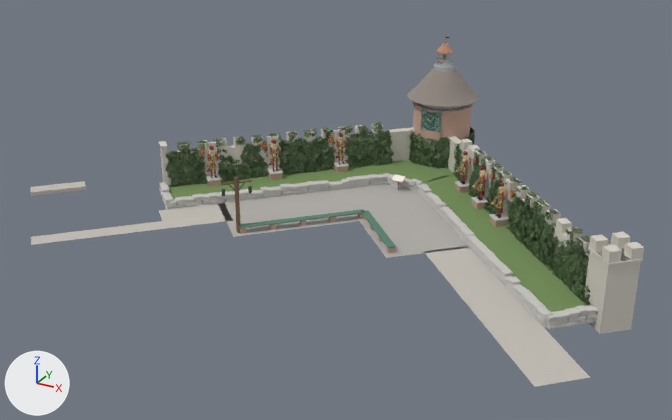
The Blender file models/AR_MagischeKlok/AR_MagischeKlok_master.blend as it was, and as the next commit left it.
One viewpoint serves both versions: a 50 mm camera at (21.5, -53.0, 21.5) aimed at (-1.6, -11.1, 0.6). The lights are fixed; the arrows at lower left show +X, +Y and +Z. The older version comes first.

In view in the first picture: 'BAKE_klimop', 'MK_bankjes__hout', 'MK_dak__leien', 'MK_muur_N__stuc', 'MK_muur_W__stuc', 'MK_paden__padklinker', 'MK_plein__klinker', 'MK_plein__steen', 'MK_toren__baksteen', 'MK_verhoging__gras' and 29 more.
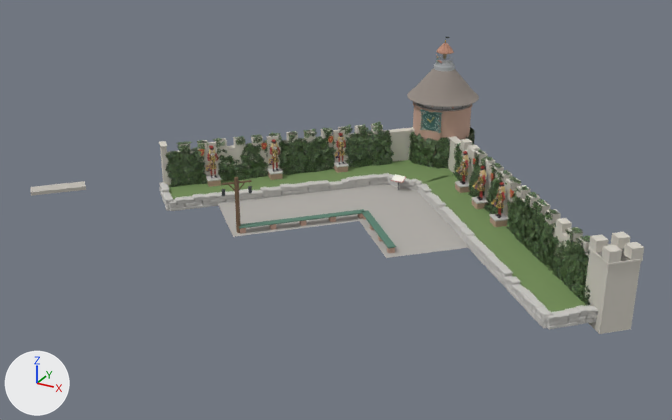
What differs and where, as boxes (x1, y1, x2, y2) in the pictures (672 x 420 px):
'MK_paden__padklinker', reshaped
    before: (31, 181, 590, 387)
    after: (31, 181, 86, 196)
part 1 of me_mk_paden__padklinker, deleted
    before: (425, 246, 590, 387)
part 2 of me_mk_paden__padklinker, deleted
    before: (31, 221, 164, 245)
part 3 of me_mk_paden__padklinker, deleted
    before: (159, 203, 233, 229)

The change, as a diff of the scene's bpy script:
```diff
--- a/models/AR_MagischeKlok/AR_MagischeKlok_master.blend.py
+++ b/models/AR_MagischeKlok/AR_MagischeKlok_master.blend.py
@@ me_mk_paden__padklinker @@
 # used by ob_mk_paden__padklinker; location = (0.0, 0.0, 0.0)
-me_mk_paden__padklinker.from_pydata(...)  # 20 vertices, 8 faces; spans x -20.0..15.1, y -21.9..-10.9, z -0.1..0.1
+me_mk_paden__padklinker.from_pydata(...)  # 8 vertices, 5 faces; spans x -20.0..-17.1, y -16.7..-13.7, z -0.1..0.1
+# me_mk_paden__padklinker part 1: the loose piece of 4 vertices spanning x 4.5..15.1, y -21.7..-10.9, z 0.1 is deleted
+# me_mk_paden__padklinker part 2: the loose piece of 4 vertices spanning x -14.8..-9.1, y -21.9..-16.2, z 0.1 is deleted
+# me_mk_paden__padklinker part 3: the loose piece of 4 vertices spanning x -10.9..-6.4, y -16.9..-12.4, z 0.1 is deleted
 me_mk_paden__padklinker.materials.append(mat_mat_padklinker)
```
